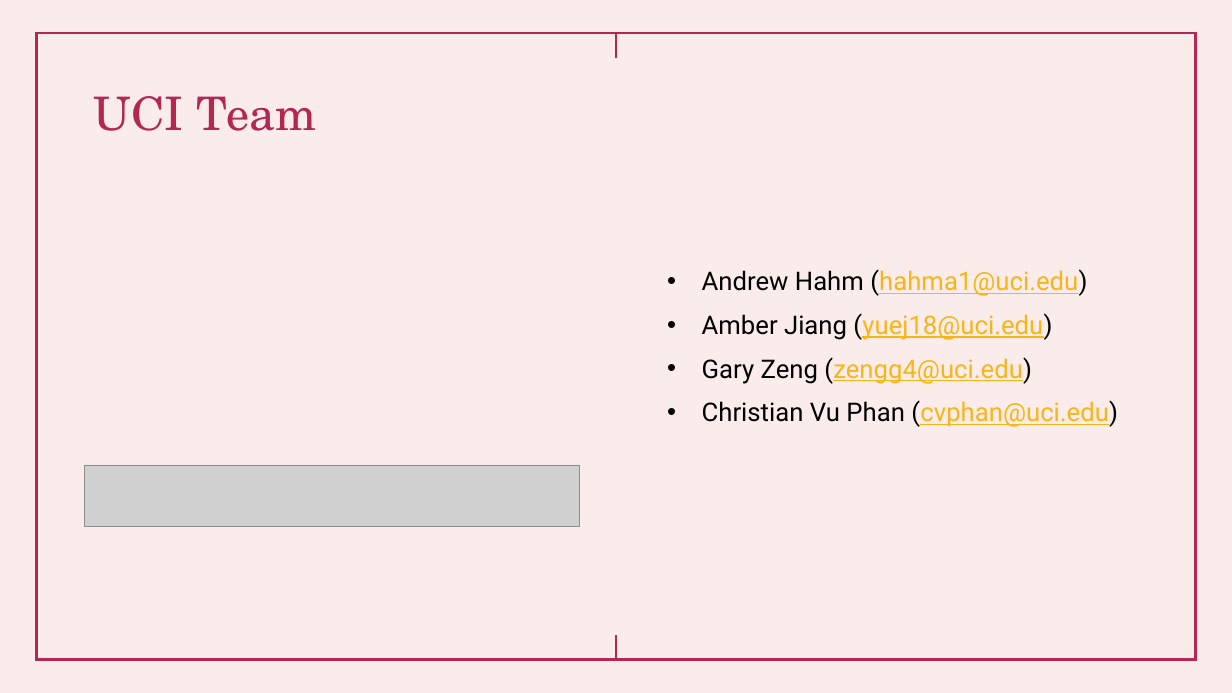
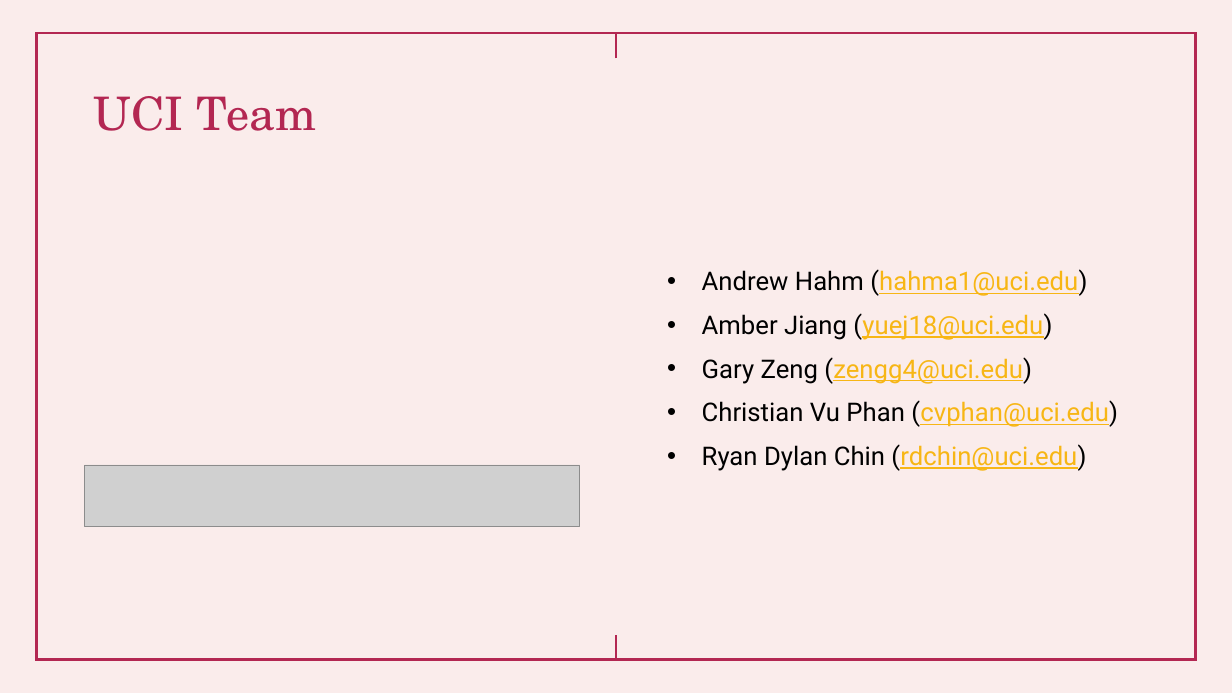
Before and after one commit to shawna-tuli-silicon-valley/uci-ics-bi-and-data-science, a slide deck: slide 5 of presentations/BI Analysis (Partner Business Modeling).pptx. Drawn at 1232x693 pixels with LibreOffice and Linux fonts; fonts in the diff are those of the drawing; grey boxes stand for pictures. Boxes give left, top, right and bottom in pixels: in the first picture for what was removed or moved away, otherwise in the second. Text is boxed around its words. In the diff, an @@ line names an element or a change of style, - is before the commit and + after.

```diff
--- a/presentations/BI Analysis (Partner Business Modeling).pptx
+++ b/presentations/BI Analysis (Partner Business Modeling).pptx
@@ text at [702, 444, 1086, 471]: paragraph added @@
+• Ryan Dylan Chin (rdchin@uci.edu)
```
